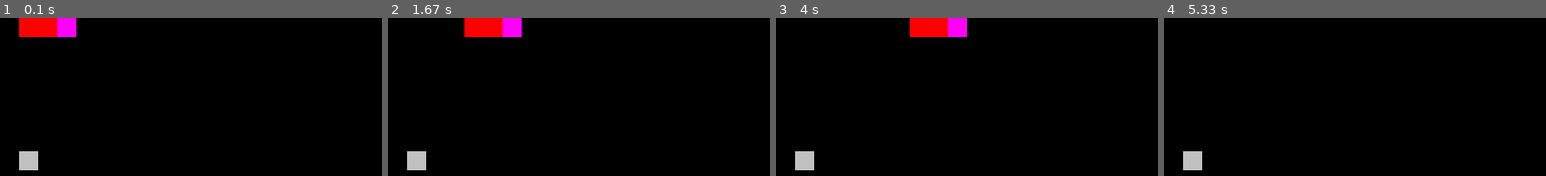
Above: before the commit, frames 1-4 (left to right).
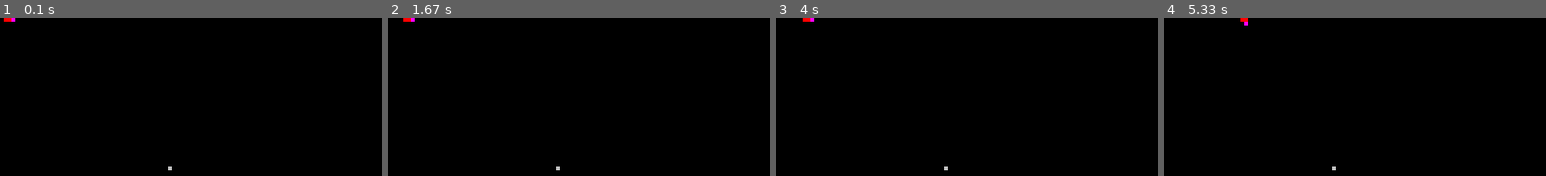
Above: after the commit, the same moments.

Repository: pskd73/pygame-snake
Game: pygame game, started from main.py
Two runs of this game, one before a commit and one after it. Both use one fixed random seed, a clock stepped at 60 frames per second and the inputs below.
Inputs:
- Up to frame 1 (0.1 s): no input
- Up to frame 2 (1.67 s): tap Space at 0.33 s; hold Right 0.67-1.13 s
- Up to frame 3 (4 s): hold Left 2.17-2.7 s; tap Space at 3.73 s
- Up to frame 4 (5.33 s): hold Down from 5.23 s (still down)

The runs differ from the first frame. In frame 1, 2.5% of the frame differs, in the area x 1-45%, y 0-97%; in frame 2, 2.5%; in frame 3, 2.5%; in frame 4, 0.7%.

Commit message:
Optimise code

Diff:
--- a/main.py
+++ b/main.py
@@ -20,6 +20,9 @@
     def __init__(self, w: int, h: int):
         self.w = w
         self.h = h
+
+    def to_tuple(self):
+        return self.w, self.h
 
 
 class Color:
@@ -88,13 +91,6 @@
             )
         )
 
-    @classmethod
-    def get_random_coordinates(cls, board_size: Size, block_size: Size) -> Coordinates:
-        x_blocks = board_size.w // block_size.w
-        y_blocks = board_size.h // block_size.h
-        rand_x, rand_y = random.randint(0, x_blocks - 1), random.randint(0, y_blocks - 1)
-        return Coordinates(rand_x, rand_y)
-
 
 class Board:
     HEAD_COLOR = Color(255, 0, 255)
@@ -112,21 +108,20 @@
         ])
         self.speed = 10  # scenes per second
         self.should_add_block = False
+        self.direction = Direction.EAST
+        self.x_blocks = self.size.w // self.block_size.w
+        self.y_blocks = self.size.h // self.block_size.h
         self.fruit = self.new_fruit()
-        self.direction = Direction.EAST
         self.init()
 
     def init(self):
         self.clear()
 
-    def add_snake_block(self, snake_block: SnakeBlock):
-        self.snake_blocks.append(snake_block)
-
     def clear(self):
         self.surface.fill((0, 0, 0))
 
     def new_fruit(self) -> Fruit:
-        coords = Fruit.get_random_coordinates(self.size, self.block_size)
+        coords = Coordinates(random.randint(0, self.x_blocks - 1), random.randint(0, self.y_blocks - 1))
         for block in self.snake_blocks:
             if block.coordinates == coords:
                 return self.new_fruit()
@@ -157,9 +152,9 @@
             return False
         if snake_block.coordinates.y < 0:
             return False
-        if snake_block.coordinates.x >= self.size.w:
-            return False
-        if snake_block.coordinates.y >= self.size.h:
+        if snake_block.coordinates.x >= self.x_blocks:
+            return False
+        if snake_block.coordinates.y >= self.y_blocks:
             return False
         if len([b for b in self.snake_blocks if b.coordinates == snake_block.coordinates]) > 1:
             return False
@@ -196,9 +191,9 @@
 
 
 BOARD_SIZE = Size(400, 400)
-BLOCK_SIZE = Size(20, 20)
+BLOCK_SIZE = Size(4, 4)
 pygame.init()
-surface = pygame.display.set_mode((400, 400))
+surface = pygame.display.set_mode(BOARD_SIZE.to_tuple())
 board = Board(surface, BOARD_SIZE, BLOCK_SIZE)
 running = True
 pause = False
@@ -215,8 +210,6 @@
                 board.turn(Direction.NORTH)
             elif event.key == pygame.K_DOWN:
                 board.turn(Direction.SOUTH)
-            elif event.key == pygame.K_0:
-                board.should_add_block = True
             elif event.key == pygame.K_SPACE:
                 pause = not pause
     if not pause:
